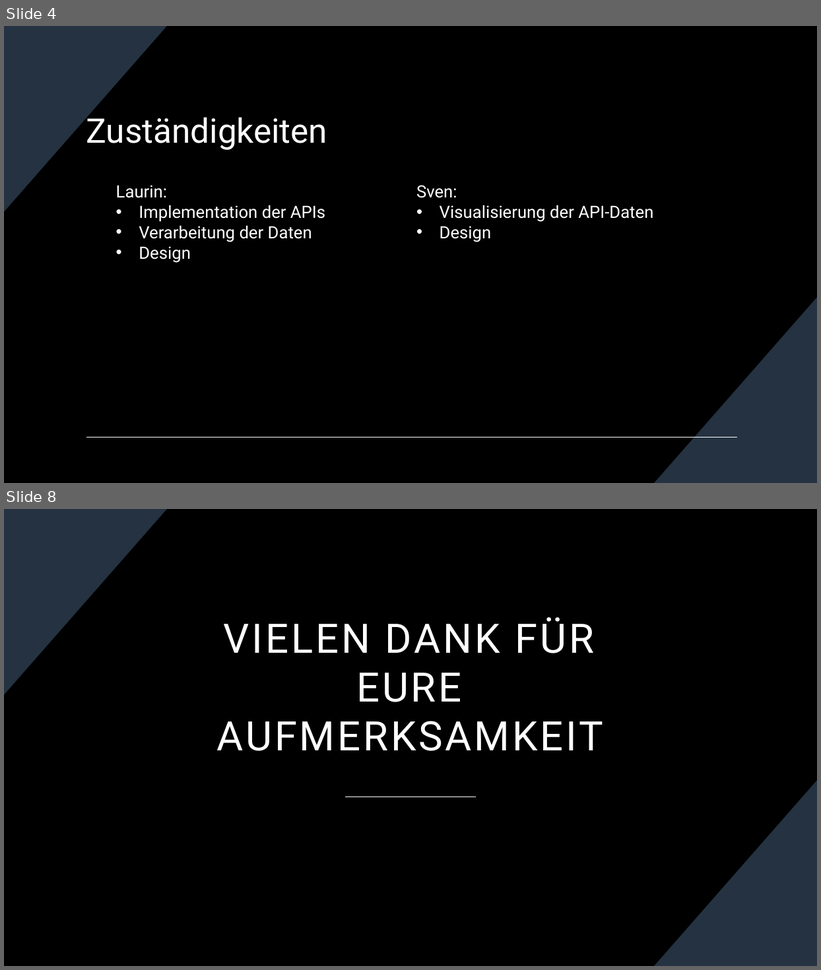
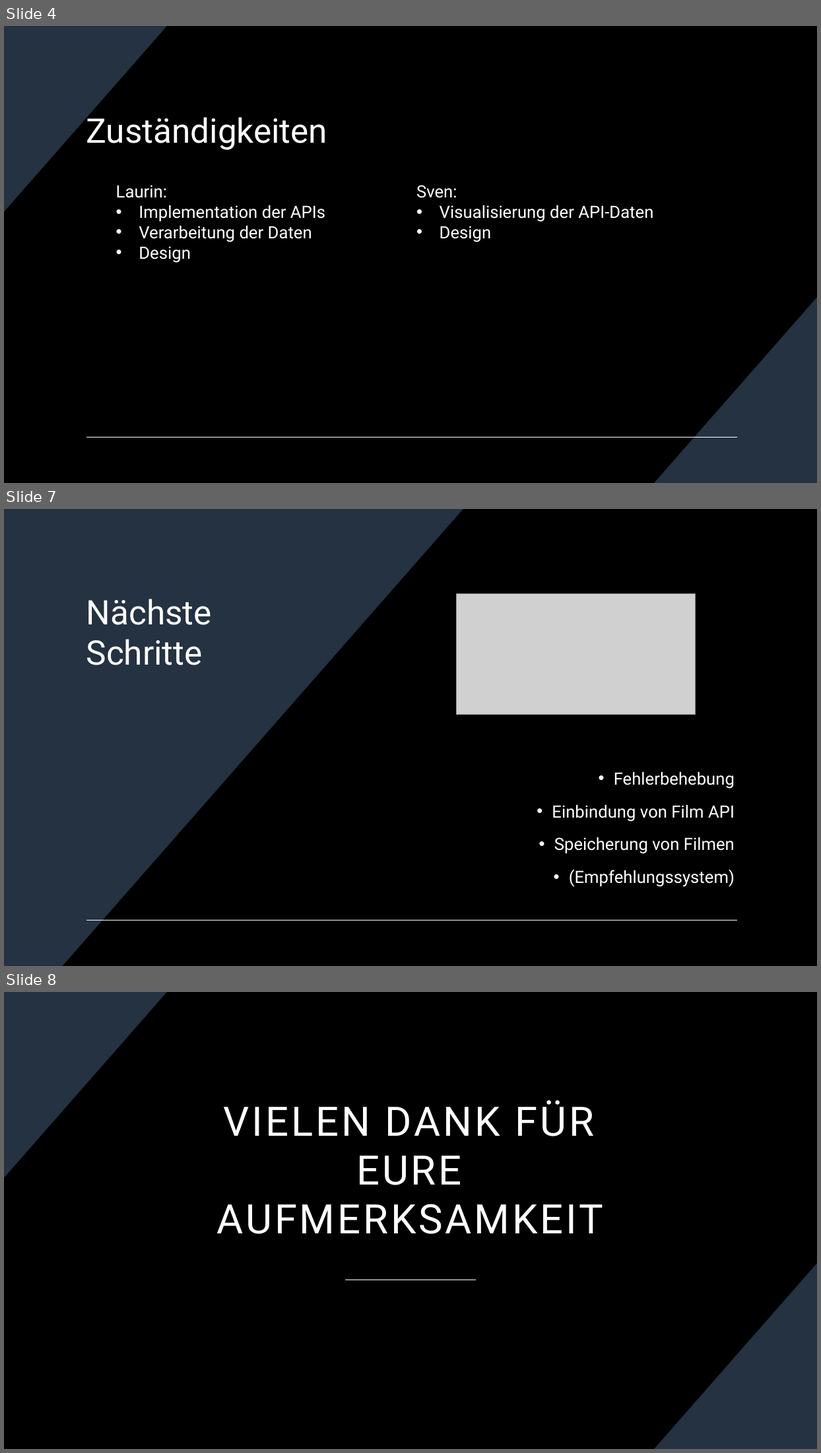
Before and after one commit to AaloFanaa/htldo5_swp, a slide deck: ScreenTale/Projektmanagement/Projekt Präsentationen/ScreenTale Zwischenpräsentation _14_02_2024.pptx. Shown one above the other, each under a label of ours: slides 4 and 8 before the commit, slides 4, 7 and 8 after it; the slides between them are not shown. The pictures are 821x970 and 821x1453 pixels, drawn with LibreOffice and Linux fonts; fonts in the diff are those of the drawing; grey boxes stand for pictures. Boxes give left, top, right and bottom in pixels: in the first picture for what was removed or moved away, otherwise in the second. Text is boxed around its words. In the diff, an @@ line names an element or a change of style, - is before the commit and + after.

```diff
--- a/ScreenTale/Projektmanagement/Projekt Präsentationen/ScreenTale Zwischenpräsentation _14_02_2024.pptx
+++ b/ScreenTale/Projektmanagement/Projekt Präsentationen/ScreenTale Zwischenpräsentation _14_02_2024.pptx
@@ slide 7 added at box(4, 509, 817, 966), background #000000; not listed: 2 template elements that a slide beside it also shows @@
@@ rectangle added at box(4, 509, 817, 966), fill #000000 @@
@@ freeform shape added at box(4, 509, 463, 966), fill #243241 @@
@@ title added at box(86, 599, 212, 665), 40 pt, text #FFFFFF @@
+Nächste Schritte
@@ picture added at box(456, 593, 695, 714) @@
@@ text added at box(552, 772, 735, 887), 20 pt, text #FFFFFF @@
+• Fehlerbehebung
+• Einbindung von Film API
+• Speicherung von Filmen
+• (Empfehlungssystem)
@@ line added from (86, 921) to (737, 921), #FFFFFF 1 pt @@
```
Also in this commit, not shown: 2 slides changed, 1 slide removed, 1 other file.
